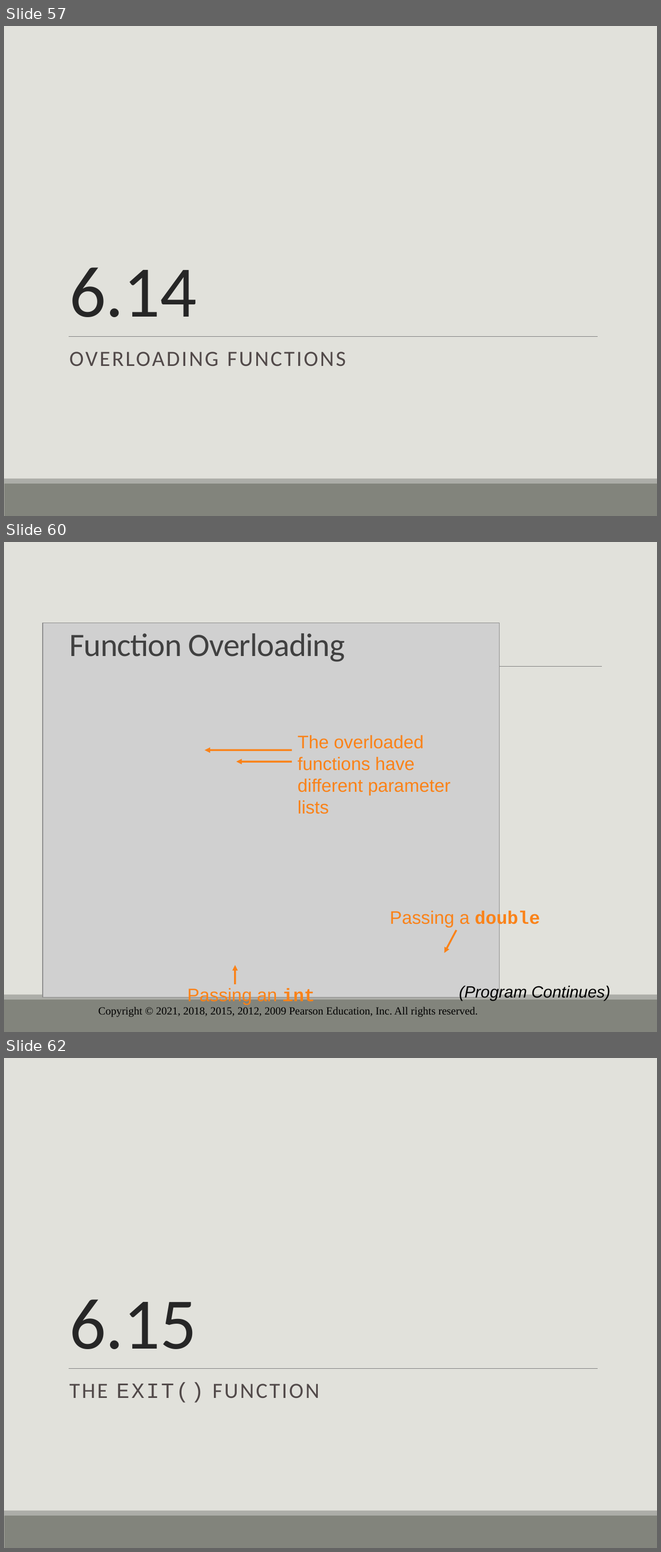
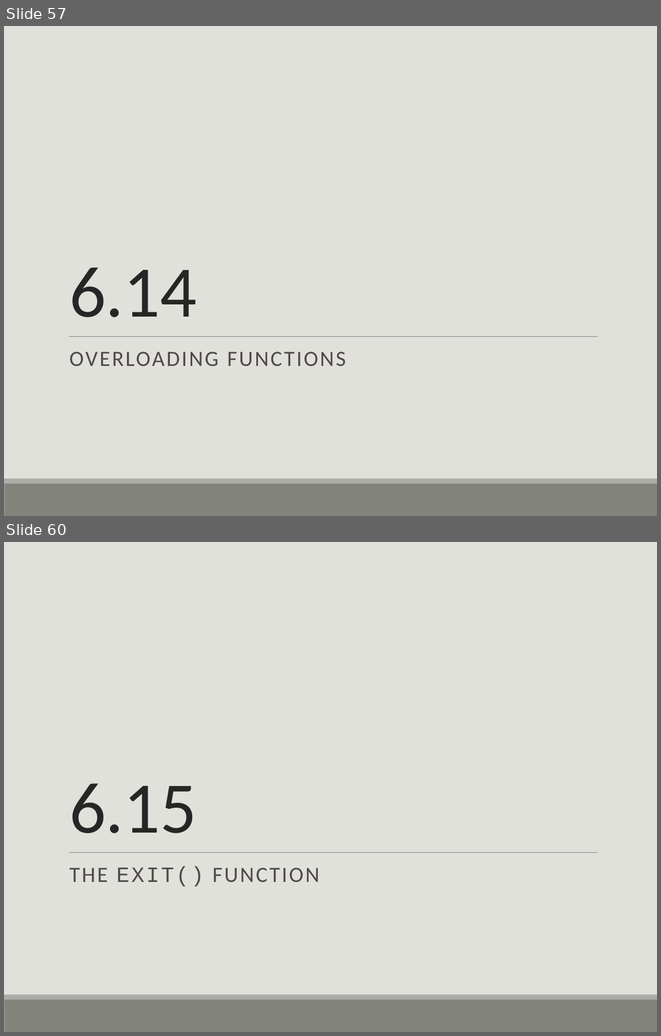
Before and after one commit to drolsonmi/eng1400, a slide deck: 1400_06_Functions.pptx. Shown one above the other, each under a label of ours: slides 57, 60 and 62 before the commit, slides 57 and 60 after it; the slides between them are not shown. The pictures are 661x1552 and 661x1036 pixels, drawn with LibreOffice and Linux fonts; fonts in the diff are those of the drawing; grey boxes stand for pictures; background and template pictures are left out. Boxes give left, top, right and bottom in pixels: in the first picture for what was removed or moved away, otherwise in the second. Text is boxed around its words. In the diff, an @@ line names an element or a change of style, - is before the commit and + after.

```diff
--- a/1400_06_Functions.pptx
+++ b/1400_06_Functions.pptx
@@ slide 60 removed at bbox=[4, 542, 657, 1032], background #E1E1DB; not listed: 2 template elements that a slide beside it also shows @@
@@ picture removed at bbox=[43, 623, 499, 997] @@
@@ title removed at bbox=[69, 633, 345, 662] @@
-Function Overloading
@@ line removed from (68, 666) to (601, 666) @@
@@ group removed at bbox=[187, 735, 540, 1006]: 4 arrows, 3 texts @@
-The overloaded functions have different parameter lists
-Passing an int
-Passing a double
@@ text removed at bbox=[459, 984, 610, 1000] @@
-(Program Continues)
@@ text removed at bbox=[98, 1007, 478, 1017] @@
-Copyright © 2021, 2018, 2015, 2012, 2009 Pearson Education, Inc. All rights reserved.
@@ what was slide 62 is now slide 60 @@
```
Also in this commit, not shown: 6 slides changed, 1 other slide removed, 2 other files.
